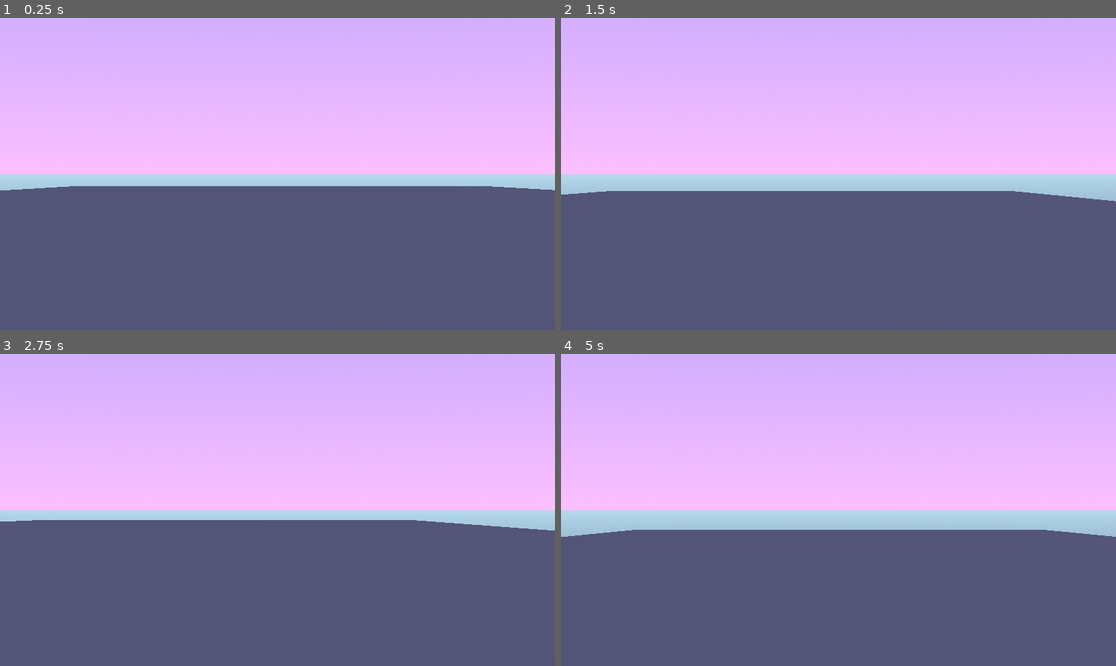
Above: before the commit, frames 1-4 (two rows, left to right).
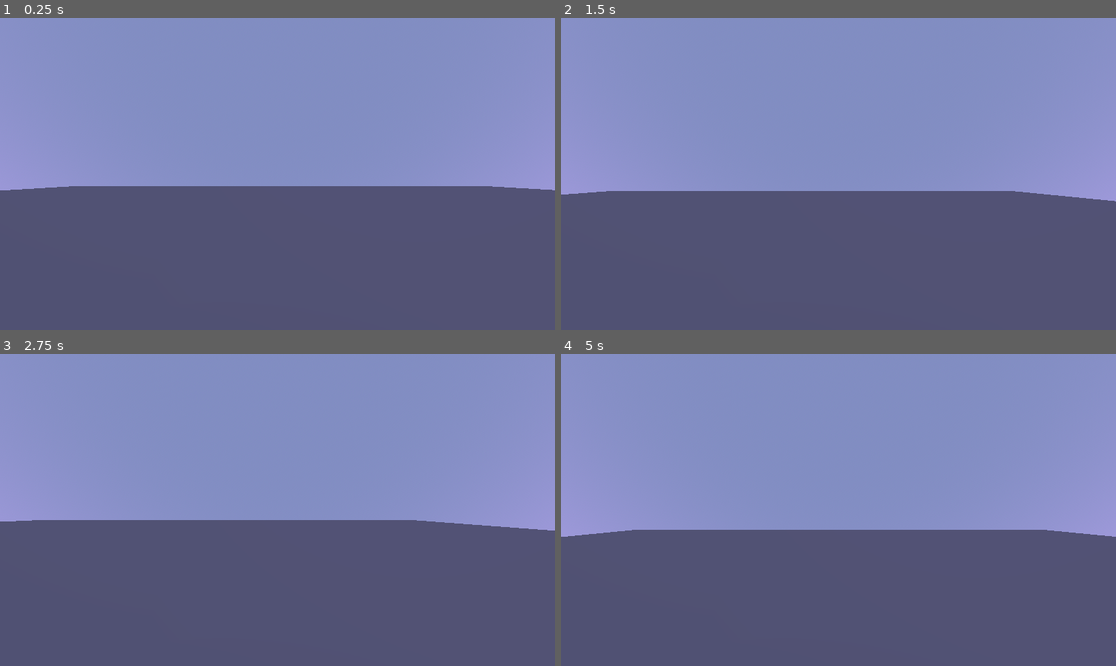
Above: after the commit, the same moments.

Repository: WilliamNord/Hide-and-seek
Game: Godot game, scene res://scenes/world.tscn
Two runs of this game, one before a commit and one after it. Both use one fixed random seed, a clock stepped at 60 frames per second and the inputs below.
Inputs:
- Up to frame 1 (0.25 s): no input
- Up to frame 2 (1.5 s): hold D (right) 0.53-1.28 s; tap Space (jump) at 0.77 s; hold S (backward) from 1.28 s (still down)
- Up to frame 3 (2.75 s): tap Space (jump) at 1.52 s; tap Enter at 2 s; release S (backward) at 2.03 s; hold D (right) from 2.03 s (still down)
- Up to frame 4 (5 s): release D (right) at 2.78 s; hold W (forward) 2.78-3.53 s; tap Space (jump) at 3.02, 3.77, 4.52 s; hold A (left) from 3.53 s (still down)

The runs differ from the first frame. In frame 1, 54% of the frame differs, in the area x 0-100%, y 0-56%; in frame 2, 56%; in frame 3, 54%; in frame 4, 57%, in the area x 0-100%, y 0-59%.

Commit message:
end of day commit.

Diff:
--- a/scenes/world.tscn
+++ b/scenes/world.tscn
@@ -33,7 +33,7 @@
 [sub_resource type="Environment" id="Environment_nnsk1"]
 background_mode = 2
 sky = SubResource("Sky_rwgxs")
-sky_custom_fov = 16.7
+sky_rotation = Vector3(-0.93375117, 0, 0)
 
 [node name="world" type="Node3D" unique_id=1528248698]
 
Not shown, changed: models/Tiles_01.blend
Not shown, added: models/Tiles_01.blend1
